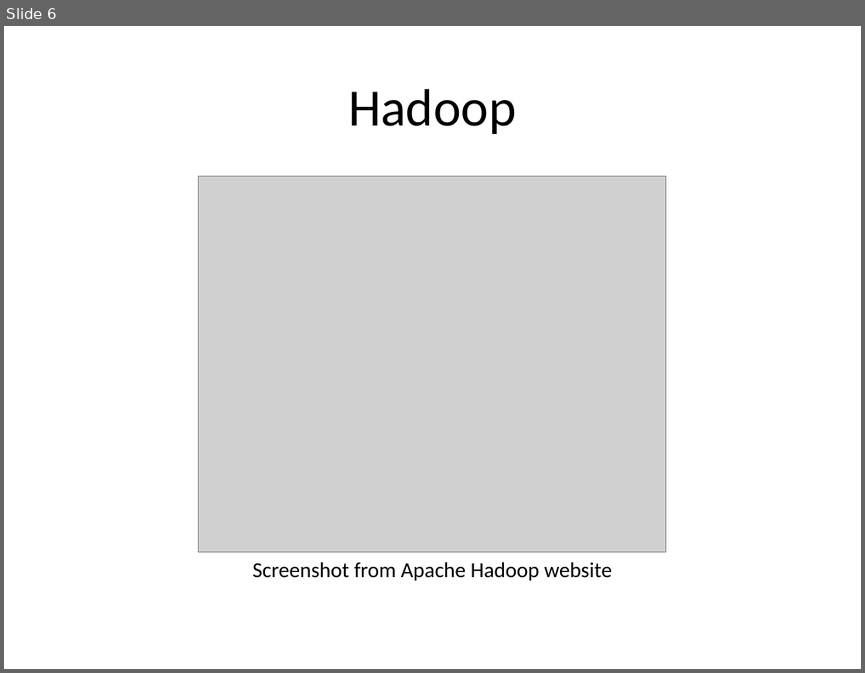
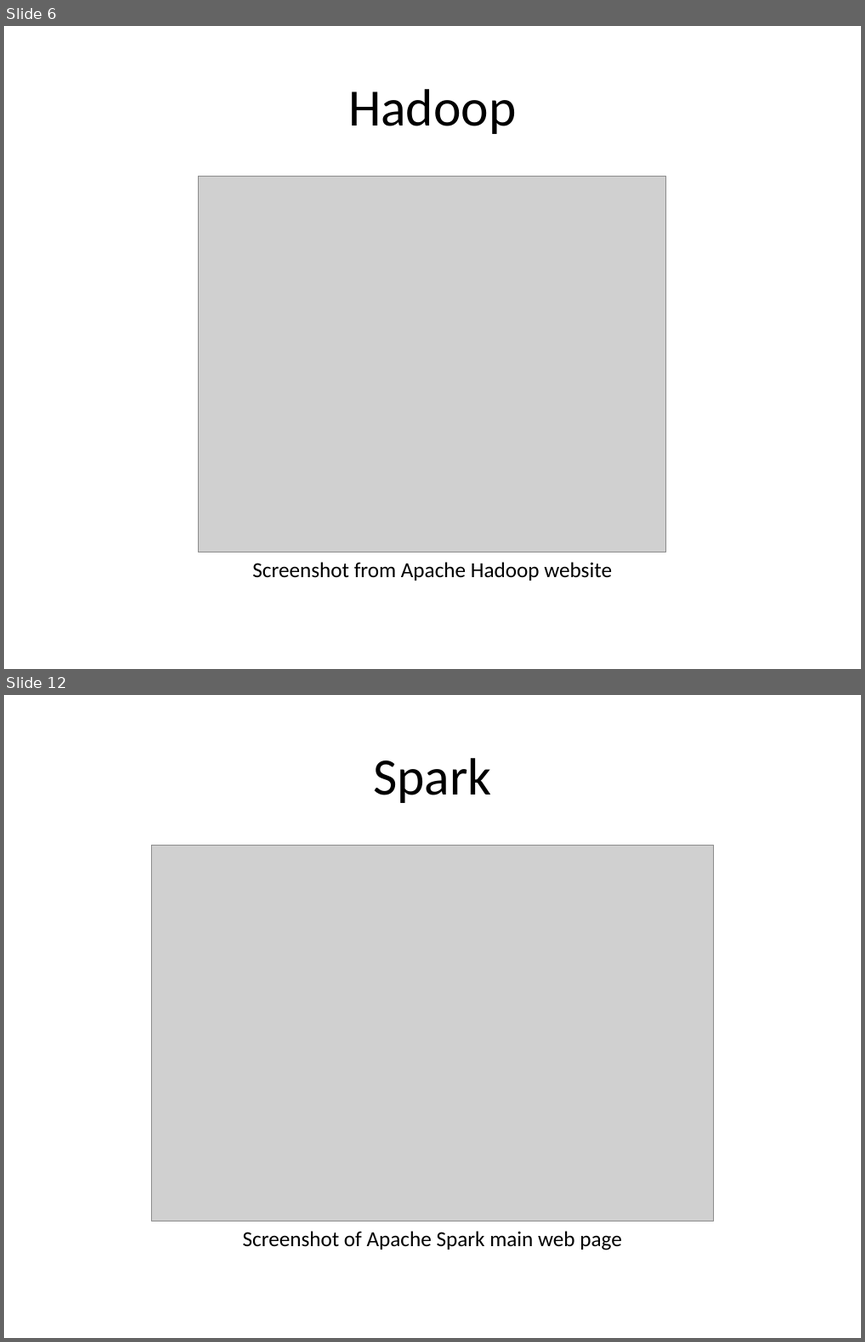
Before and after one commit to pmean/cluster-computing, a slide deck: talks/software.pptx. Shown one above the other, each under a label of ours: slide 6 before the commit, slides 6 and 12 after it; the slides between them are not shown. The pictures are 865x673 and 865x1342 pixels, drawn with LibreOffice and Linux fonts; fonts in the diff are those of the drawing; grey boxes stand for pictures. Boxes give left, top, right and bottom in pixels: in the first picture for what was removed or moved away, otherwise in the second. Text is boxed around its words. In the diff, an @@ line names an element or a change of style, - is before the commit and + after.

```diff
--- a/talks/software.pptx
+++ b/talks/software.pptx
@@ slide 12 added at [4, 695, 861, 1338], background #FFFFFF @@
@@ title added at [373, 758, 492, 803], 44 pt, text #000000 @@
+Spark
@@ picture added at [151, 845, 714, 1221] @@
@@ text added at [243, 1231, 621, 1250], 18 pt, text #000000 @@
+Screenshot of Apache Spark main web page
```
Also in this commit, not shown: 3 slides changed, 4 other slides added, 1 other file.
